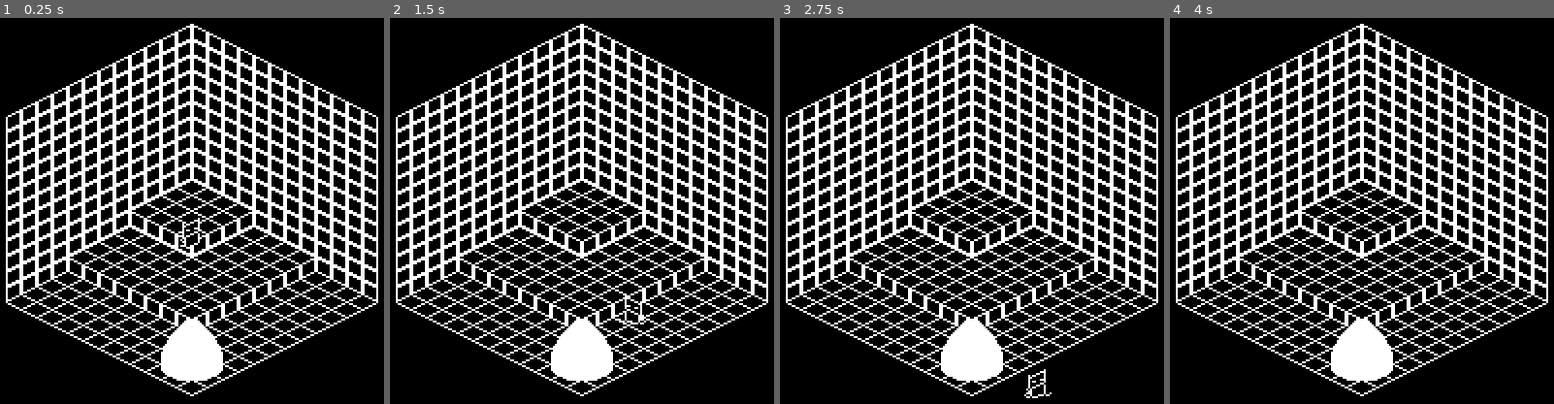
Above: before the commit, frames 1-4 (left to right).
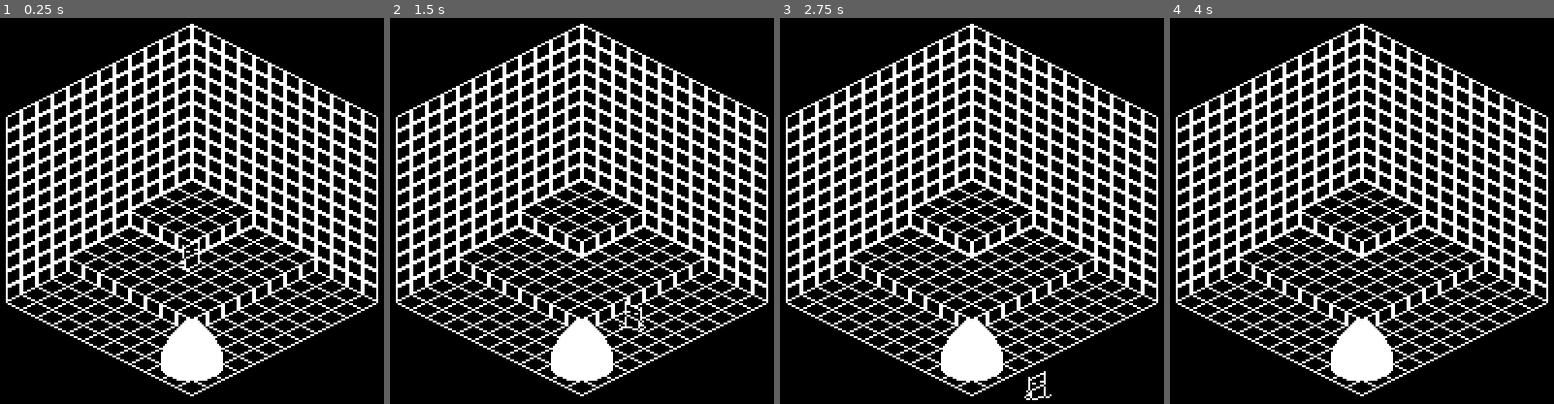
Above: after the commit, the same moments.

Repository: BitBangGames/feed_mother
Game: Godot game, scene res://src/main.tscn
Same seed, same stepped clock (60 frames per second), same inputs: the game is played once before the commit and once after it.
Inputs:
- Up to frame 1 (0.25 s): no input
- Up to frame 2 (1.5 s): tap Enter at 0.5 s; hold D (right) 0.53-1.28 s; tap Space (confirm) at 0.6, 1.35 s; hold S (down) from 1.28 s (still down)
- Up to frame 3 (2.75 s): release S (down) at 2.03 s; hold D (right) from 2.03 s (still down); tap Space (confirm) at 2.1 s
- Up to frame 4 (4 s): release D (right) at 2.78 s; hold W (up) 2.78-3.53 s; tap Space (confirm) at 2.85, 3.5, 3.6 s; hold A (left) from 3.53 s (still down)

The runs differ from the first frame. In frame 1, 0.3% of the frame differs, in the area x 46-53%, y 51-66%; in frame 2, 0.2%; in frame 3, 0.2%; in frame 4, nothing differs.

Commit message:
changed starting position

Diff:
--- a/src/player.gd
+++ b/src/player.gd
@@ -12,7 +12,7 @@
 	return __singleton
 
 func _init() -> void:
-	set_position(Vector3(32.0, 32.0, 32.0))
+	set_position(Vector3(32.0, 4.0, 32.0))
 
 func _ready() -> void:
 	set_sprite(preload("res://src/player_sprite.tscn").instantiate() as Sprite2D)
